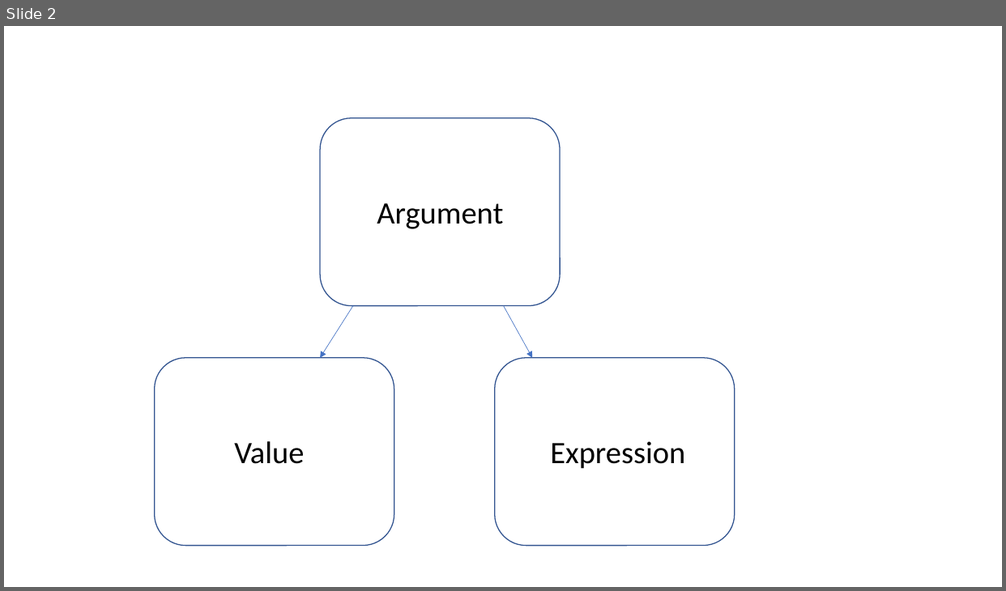
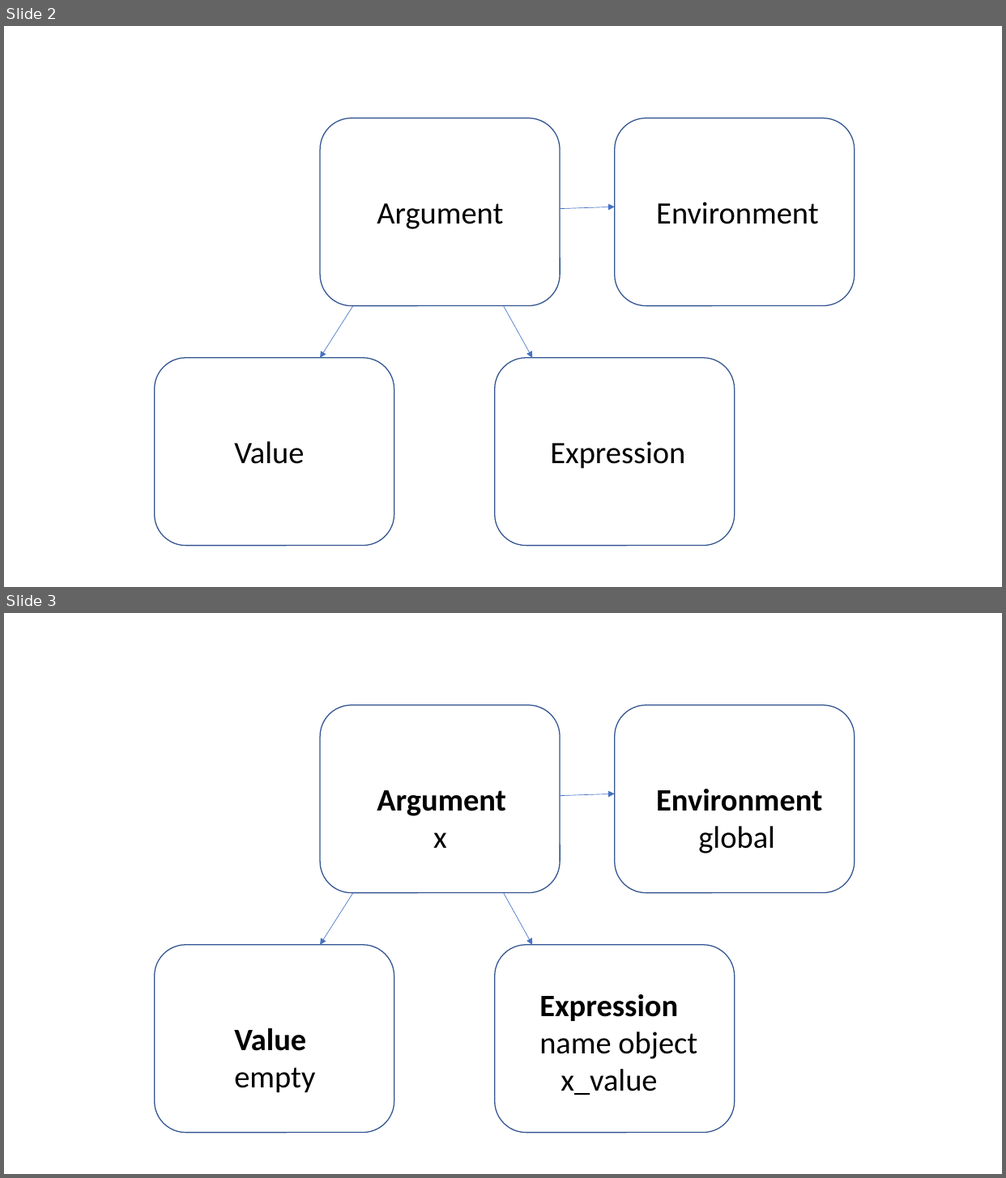
Before and after one commit to EdwinTh/satRday, a slide deck: promise.pptx. Shown one above the other, each under a label of ours: slide 2 before the commit, slides 2 and 3 after it. The pictures are 1006x591 and 1006x1178 pixels, drawn with LibreOffice and Linux fonts; fonts in the diff are those of the drawing. Boxes give left, top, right and bottom in pixels: in the first picture for what was removed or moved away, otherwise in the second. Text is boxed around its words. In the diff, an @@ line names an element or a change of style, - is before the commit and + after.

```diff
--- a/promise.pptx
+++ b/promise.pptx
@@ slide 3 added at <box>4,613,1002,1174</box>, background #FFFFFF @@
@@ rounded rectangle added at <box>320,705,560,893</box>, outline #325491 1 pt @@
@@ rounded rectangle added at <box>615,705,854,893</box>, outline #325491 1 pt @@
@@ text added at <box>377,790,506,848</box>, 30 pt, text #000000, bold @@
+Argument
+x
@@ arrow added from (560, 796) to (615, 794), #4472C4 0.5 pt @@
@@ text added at <box>656,789,822,854</box>, 30 pt, text #000000, bold @@
+Environment
+global
@@ arrow added from (353, 893) to (320, 945), #4472C4 0.5 pt @@
@@ arrow added from (503, 893) to (533, 945), #4472C4 0.5 pt @@
@@ rounded rectangle added at <box>155,945,394,1133</box>, outline #325491 1 pt @@
@@ rounded rectangle added at <box>495,945,735,1133</box>, outline #325491 1 pt @@
@@ text added at <box>539,995,697,1096</box>, 30 pt, text #000000 @@
+Expression
+name object
+x_value
@@ text added at <box>234,1029,315,1093</box>, 30 pt, text #000000, bold @@
+Value
+empty
@@ slide 2 changed as well @@
@@ rounded rectangle added at <box>615,118,854,306</box>, outline #325491 1 pt @@
@@ arrow added from (560, 209) to (615, 207), #4472C4 0.5 pt @@
@@ text added at <box>656,202,818,224</box>, 30 pt, text #000000 @@
+Environment
```
Also in this commit, not shown: 12 other files.
